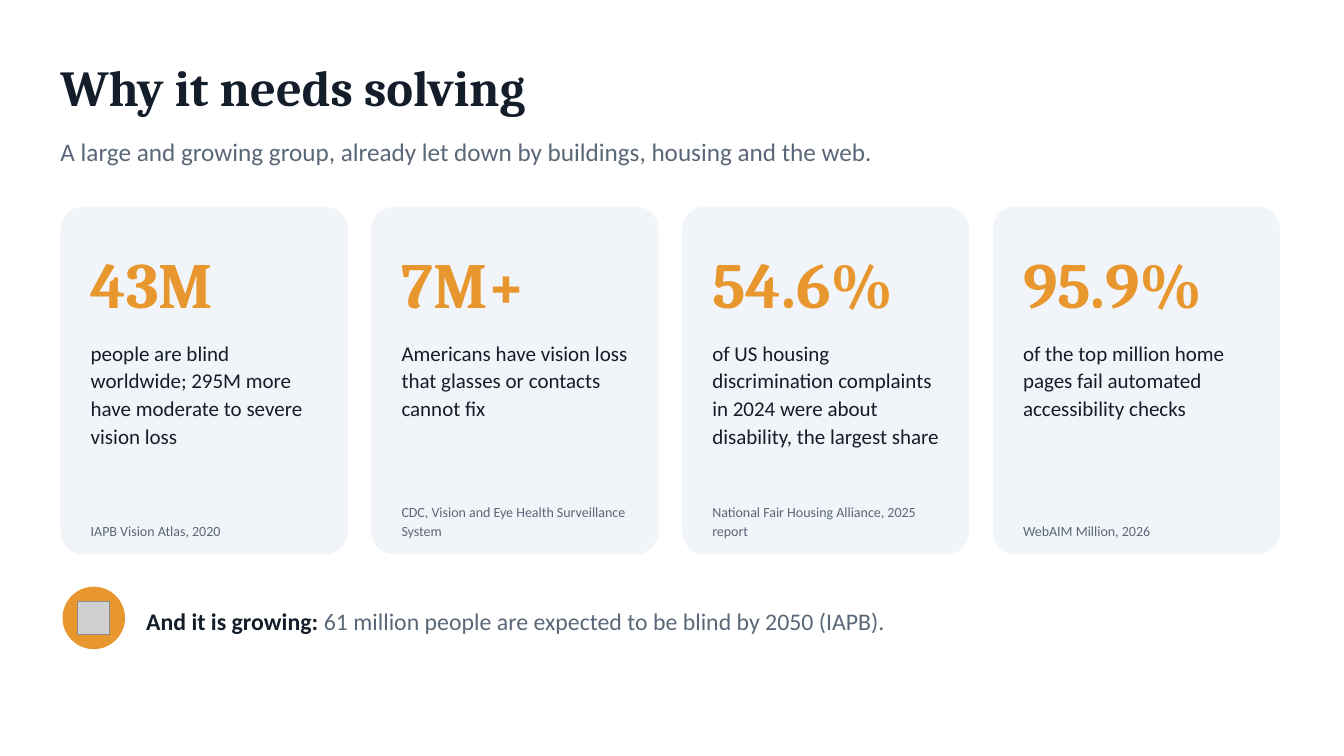
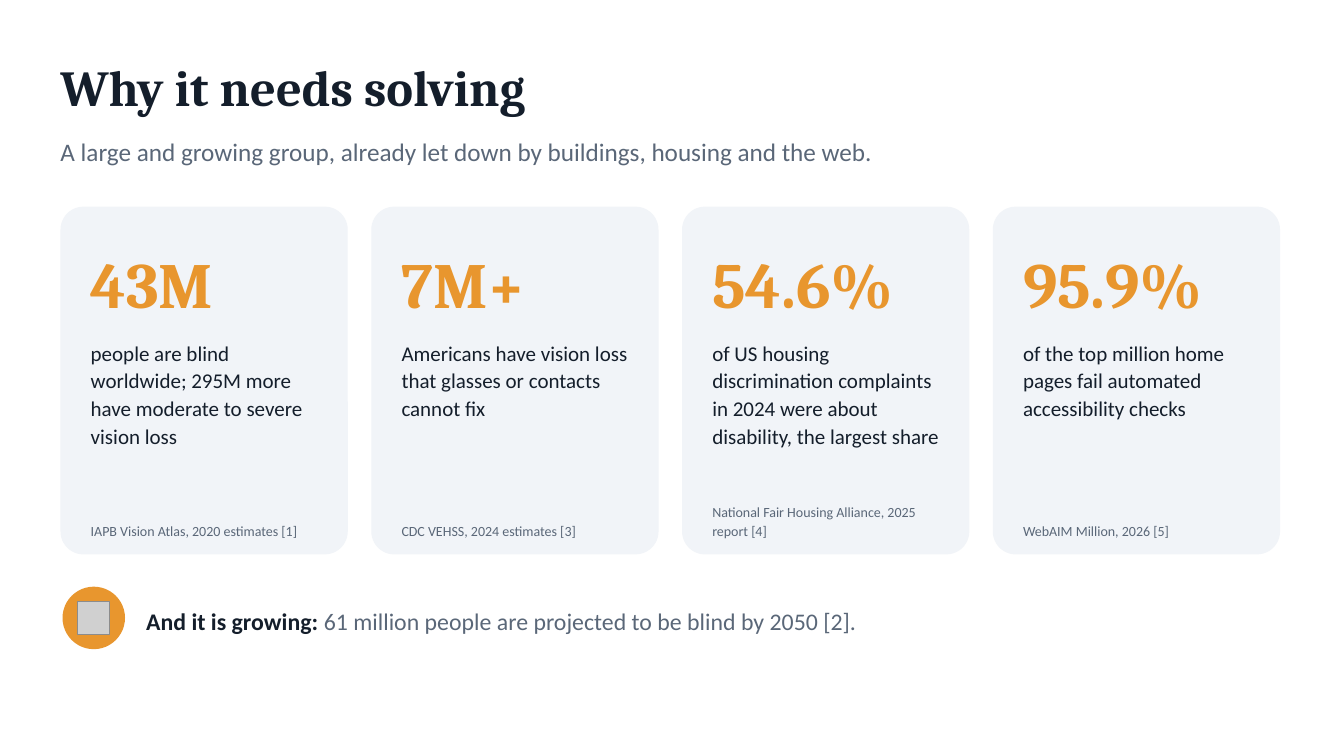
Before and after one commit to epicgdog/blindsight, a slide deck: slide 3 of slides/blindsight.pptx. Drawn at 1344x756 pixels with LibreOffice and Linux fonts; fonts in the diff are those of the drawing; grey boxes stand for pictures. Boxes give left, top, right and bottom in pixels: in the first picture for what was removed or moved away, otherwise in the second. Text is boxed around its words. In the diff, an @@ line names an element or a change of style, - is before the commit and + after.

```diff
--- a/slides/blindsight.pptx
+++ b/slides/blindsight.pptx
@@ text at (x1=712, y1=507, x2=915, y2=538): text changed @@
-National Fair Housing Alliance, 2025 report
+National Fair Housing Alliance, 2025 report [4]
@@ text at (x1=91, y1=526, x2=297, y2=538): text changed @@
-IAPB Vision Atlas, 2020
+IAPB Vision Atlas, 2020 estimates [1]
@@ text at (x1=402, y1=526, x2=576, y2=538): text changed @@
-CDC, Vision and Eye Health Surveillance System
+CDC VEHSS, 2024 estimates [3]
@@ text at (x1=1023, y1=526, x2=1169, y2=538): text changed @@
-WebAIM Million, 2026
+WebAIM Million, 2026 [5]
@@ text at (x1=146, y1=613, x2=856, y2=634): text changed @@
-And it is growing: 61 million people are expected to be blind by 2050 (IAPB).
+And it is growing: 61 million people are projected to be blind by 2050 [2].
```
Also in this commit, not shown: 3 other slides changed, 1 slide added, 4 other files.
